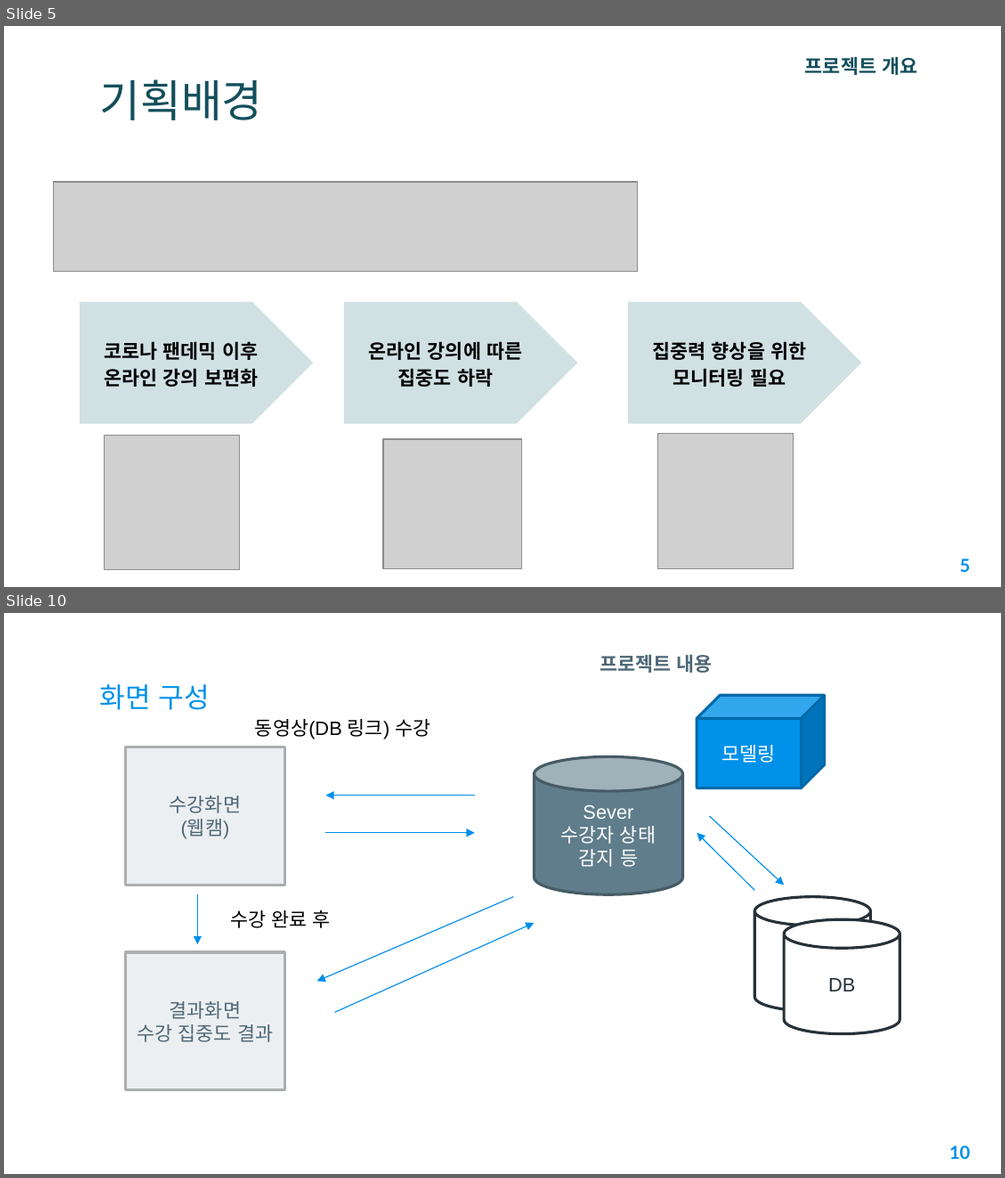
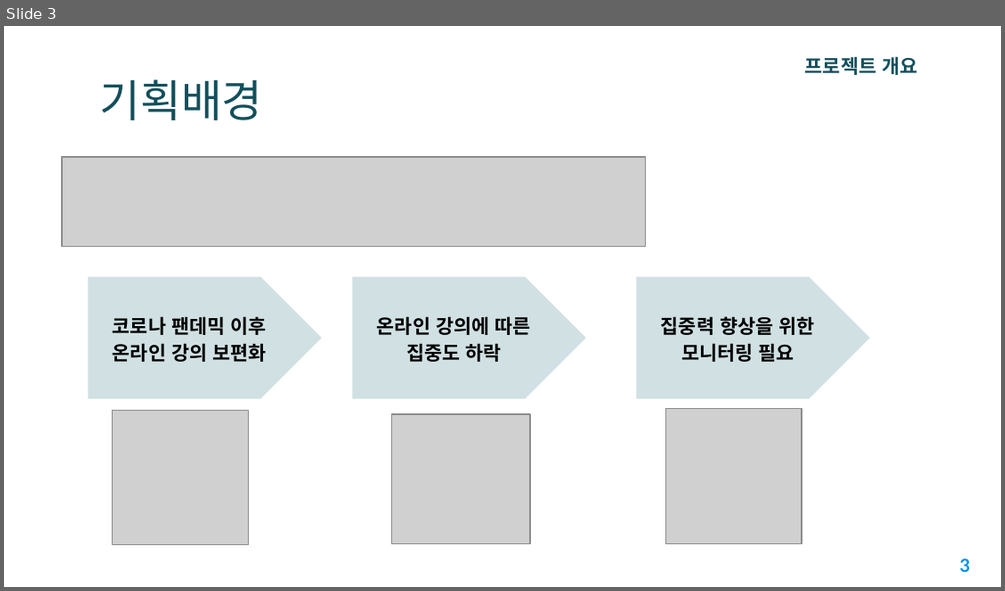
Before and after one commit to CQ-01/DrowsyDetect, a slide deck: concentration_detect/2조_온라인수강_집중도_감지시스템_프로젝트.pptx. Shown one above the other, each under a label of ours: slides 5 and 10 before the commit, slide 3 after it; the slides between them are not shown. The pictures are 1005x1178 and 1005x591 pixels, drawn with LibreOffice and Linux fonts; fonts in the diff are those of the drawing; grey boxes stand for pictures; background and template pictures are left out. Boxes give left, top, right and bottom in pixels: in the first picture for what was removed or moved away, otherwise in the second. Text is boxed around its words. In the diff, an @@ line names an element or a change of style, - is before the commit and + after.

```diff
--- a/concentration_detect/2조_온라인수강_집중도_감지시스템_프로젝트.pptx
+++ b/concentration_detect/2조_온라인수강_집중도_감지시스템_프로젝트.pptx
@@ slide 10 removed at <box>4,613,1001,1174</box>, background picture (left out) @@
@@ text removed at <box>599,654,712,673</box> @@
-프로젝트 내용
@@ title removed at <box>100,684,210,710</box> @@
-화면 구성
@@ text removed at <box>255,719,430,739</box> @@
-동영상(DB 링크) 수강
@@ cube removed at <box>696,695,825,787</box> @@
-모델링
@@ rectangle removed at <box>126,747,285,885</box> @@
-수강화면
-(웹캠)
@@ cylinder removed at <box>534,756,683,894</box> @@
-Sever
-수강자 상태 감지 등
@@ arrow removed from (475, 795) to (326, 795) @@
@@ arrow removed from (710, 816) to (784, 885) @@
@@ arrow removed from (326, 832) to (475, 832) @@
@@ arrow removed from (754, 890) to (696, 832) @@
@@ arrow removed from (197, 894) to (197, 944) @@
@@ arrow removed from (513, 897) to (317, 981) @@
@@ cylinder removed at <box>754,897,870,1012</box> @@
@@ text removed at <box>230,910,331,928</box> @@
-수강 완료 후
@@ arrow removed from (335, 1012) to (534, 923) @@
@@ cylinder removed at <box>784,919,899,1034</box> @@
-DB
@@ rectangle removed at <box>126,952,285,1089</box> @@
-결과화면
-수강 집중도 결과
@@ page number removed at <box>949,1145,970,1159</box> @@
-10
@@ what was slide 5 is now slide 3 @@
@@ slide 3 changed as well @@
@@ 4 pictures, 3 pentagon arrows: place and size @@
-4 pictures, 3 pentagon arrows at <box>54,182,861,569</box>
+4 pictures, 3 pentagon arrows at <box>62,157,869,544</box>
@@ page number at <box>960,558,971,572</box>: text changed @@
-5
+3
```
Also in this commit, not shown: 5 other slides changed, 2 slides added, 7 other slides removed.
